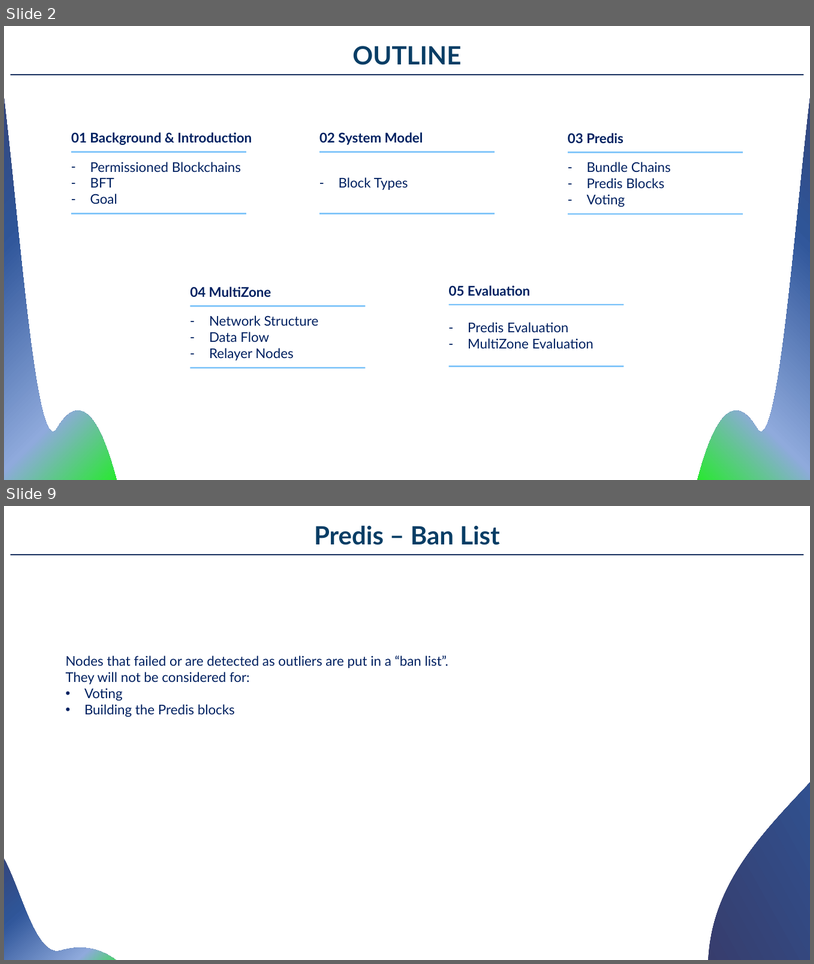
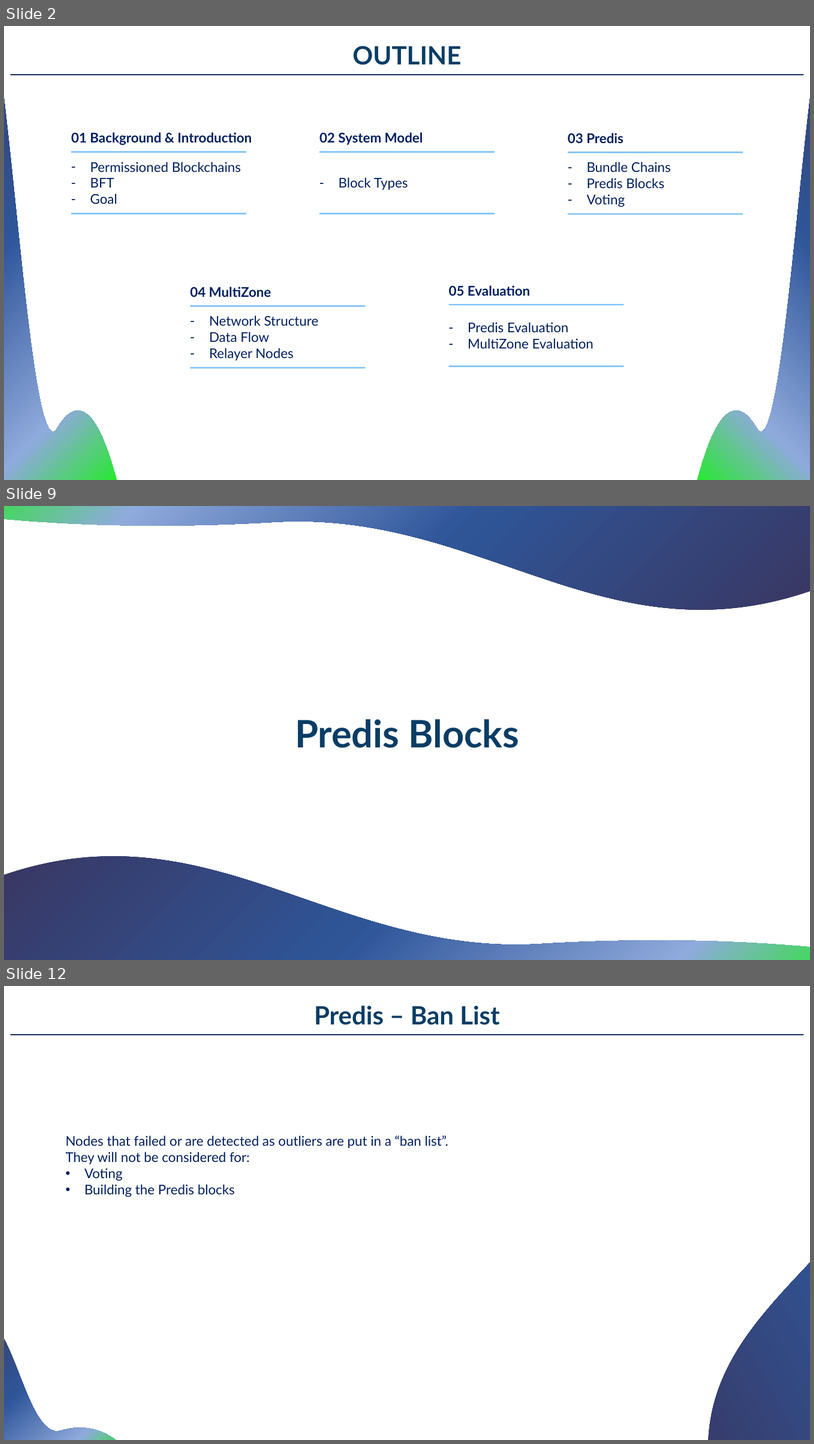
Before and after one commit to MerloSimone/DistributedSystems, a slide deck: PresentationDS.pptx. Shown one above the other, each under a label of ours: slides 2 and 9 before the commit, slides 2, 9 and 12 after it; the slides between them are not shown. The pictures are 814x964 and 814x1444 pixels, drawn with LibreOffice and Linux fonts; fonts in the diff are those of the drawing. Boxes give left, top, right and bottom in pixels: in the first picture for what was removed or moved away, otherwise in the second. Text is boxed around its words. In the diff, an @@ line names an element or a change of style, - is before the commit and + after.

```diff
--- a/PresentationDS.pptx
+++ b/PresentationDS.pptx
@@ slide 9 added at (4,506,810,960), background #FFFFFF @@
@@ freeform shape added at (4,506,810,609), fill gradient #393762 to #2F5597 to #31579B to #8FAADC to #0CFA00 @@
@@ text added at (295,719,519,748), 45 pt, text #083D65, bold @@
+Predis Blocks
@@ group added at (381,782,439,800): 7 freeform shapes, 1 rectangle @@
@@ freeform shape added at (4,856,810,960), fill gradient #393762 to #2F5597 to #31579B to #8FAADC to #0CFA00 @@
@@ what was slide 9 is now slide 12 @@
```
Also in this commit, not shown: 7 slides changed, 6 other slides added.
